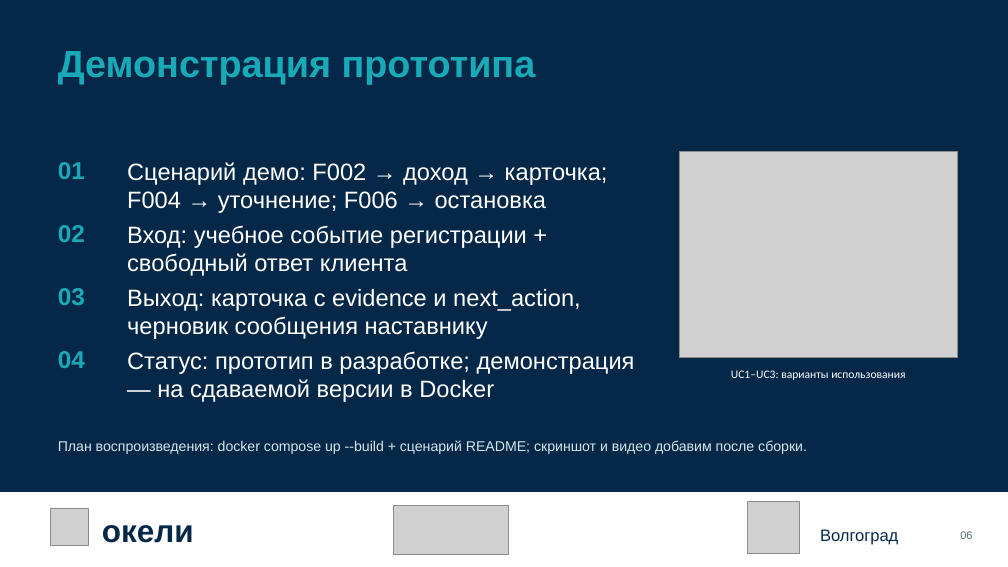
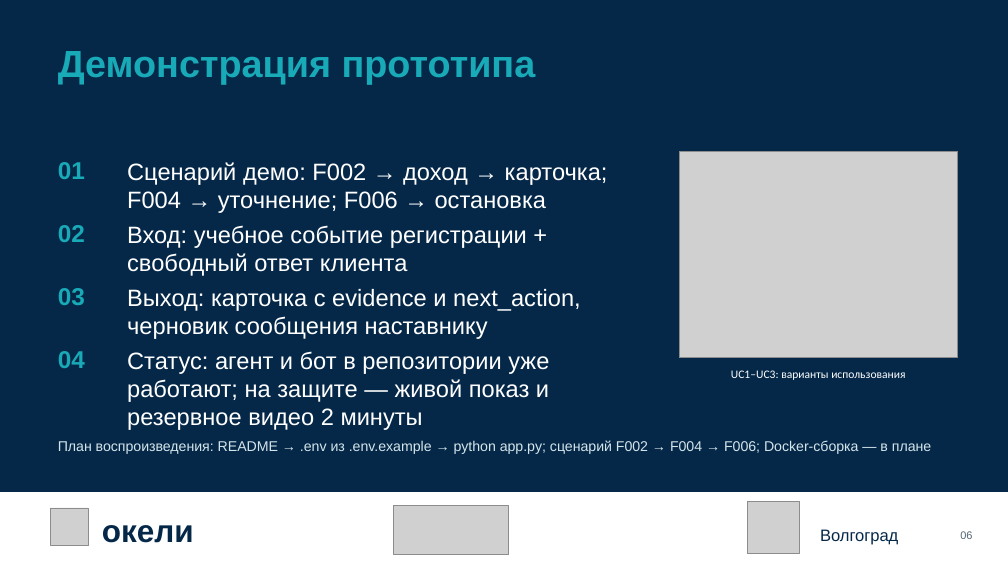
Before and after one commit to KaDyK736/FinikTeam-FB01, a slide deck: slide 6 of Презентация_команды_Finik_FB01.pptx. Drawn at 1008x567 pixels with LibreOffice and Linux fonts; fonts in the diff are those of the drawing; grey boxes stand for pictures. Boxes give left, top, right and bottom in pixels: in the first picture for what was removed or moved away, otherwise in the second. Text is boxed around its words. In the diff, an @@ line names an element or a change of style, - is before the commit and + after.

Commit message:
Презентация: фактические результаты прогонов и план защиты по шпаргалке

```diff
--- a/Презентация_команды_Finik_FB01.pptx
+++ b/Презентация_команды_Finik_FB01.pptx
@@ text at bbox=[127, 351, 549, 430]: text changed @@
-Статус: прототип в разработке; демонстрация — на сдаваемой версии в Docker
+Статус: агент и бот в репозитории уже работают; на защите — живой показ и резервное видео 2 минуты
@@ text at bbox=[58, 440, 931, 454]: text changed @@
-План воспроизведения: docker compose up --build + сценарий README; скриншот и видео добавим после сборки.
+План воспроизведения: README → .env из .env.example → python app.py; сценарий F002 → F004 → F006; Docker-сборка — в плане
```
Also in this commit, not shown: 4 other slides changed.
